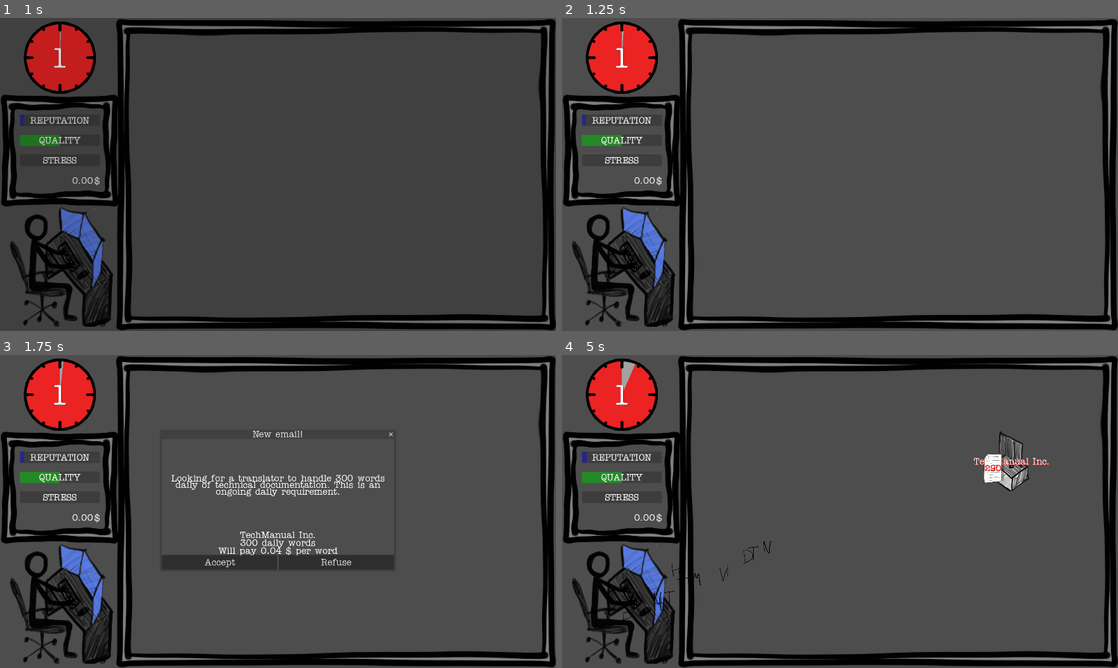
Above: before the commit, frames 1-4 (two rows, left to right).
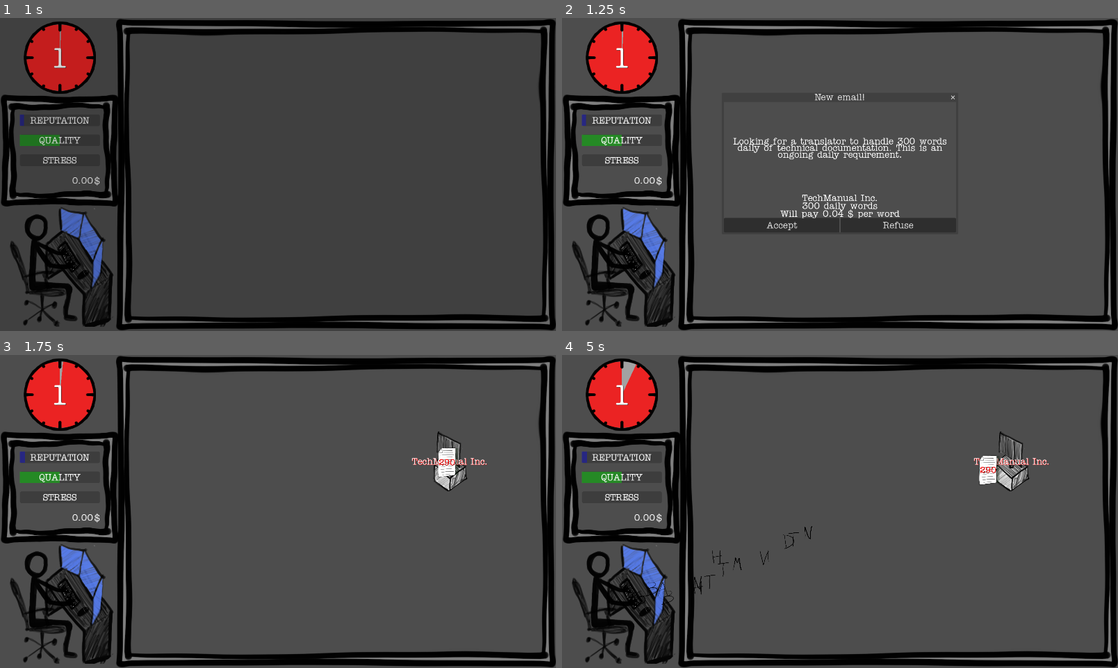
Above: after the commit, the same moments.

Repository: ildede/game-off-2025
Game: Godot game, scene res://scenes/ui/start_screen/start.tscn
The game is run twice, just before and just after one commit, with the same random seed, the same clock (stepped at 60 frames per second) and the same inputs.
Inputs (mouse positions are in pixels of both pictures, inside the frame that each line leads up to):
- Up to frame 1 (1 s): click "START" at 0.5 s
- Up to frame 2 (1.25 s): no input
- Up to frame 3 (1.75 s): click (222, 561) at 1.25 s, where only the run after the commit has a clickable "Accept"
- Up to frame 4 (5 s): click (784, 561) at 2 s, where only the run before the commit has a clickable "Accept"; click (1012, 461) at 2.75 s; click (1012, 461) at 3.5 s; click (1012, 461) at 4.25 s

Frame 1 is identical in both runs. In frame 2, 3.1% of the frame differs, in the area x 10-71%, y 2-69%; in frame 3, 3.9%, in the area x 4-88%, y 2-79%; in frame 4, 0.6%.

Commit message:
feat: add global state, use it for day count

Diff:
--- a/autoloads/global.gd
+++ b/autoloads/global.gd
@@ -1,9 +1,79 @@
 extends Node
 
-signal client_send_task
-signal letter_hit_task
-signal update_reputation
-signal update_stress
-signal update_quality
-signal update_money
+signal client_send_task(task: Task)
+signal letter_hit_task(letter: Letter, task: Task)
+signal update_reputation(value: float)
+signal update_stress(value: float)
+signal update_quality(value: float)
+signal update_money(value: float)
+signal update_day_count(value: int)
 signal game_over
+
+@onready var game_state: State = State.new()
+@onready var game_config: Config = Config.new()
+
+func _ready() -> void:
+	print("[GLOBAL] _ready")
+	client_send_task.connect(handle_client_send_task)
+	letter_hit_task.connect(handle_letter_hit_task)
+	update_reputation.connect(handle_update_reputation)
+	update_stress.connect(handle_update_stress)
+	update_quality.connect(handle_update_quality)
+	update_money.connect(handle_update_money)
+	update_day_count.connect(handle_update_day_count)
+	game_over.connect(handle_game_over)
+
+func handle_client_send_task(_task: Task) -> void:
+	print("[GLOBAL] handle_client_send_task")
+	game_state.task_received += 1
+
+func handle_letter_hit_task(_letter: Letter, _task: Task) -> void:
+	print("[GLOBAL] handle_letter_hit_task")
+	game_state.translated_words += game_config.words_per_letter
+
+func handle_update_reputation(value: float) -> void:
+	print("[GLOBAL] handle_update_reputation")
+	game_state.reputation += value
+
+func handle_update_stress(value: float) -> void:
+	print("[GLOBAL] handle_update_stress")
+	game_state.stress += value
+
+func handle_update_quality(value: float) -> void:
+	print("[GLOBAL] handle_update_quality")
+	game_state.quality += value
+
+func handle_update_money(value: float) -> void:
+	print("[GLOBAL] handle_update_money")
+	game_state.money += value
+
+func handle_update_day_count(value: int) -> void:
+	print("[GLOBAL] handle_update_day_count")
+	game_state.current_day += value
+
+func handle_game_over() -> void:
+	print("[GLOBAL] handle_game_over")
+	for prop in game_state.get_property_list():
+		print("game_state.", prop)
+		if prop.type == 3:
+			print("game_state.", prop.name)
+
+func start_new_game() -> void:
+	game_state = State.new()
+
+class Config:
+	var day_lenght_in_seconds: float = 60
+	var seconds_between_events: int = 20
+	var words_per_letter: int = 10
+
+class State:
+	var current_day = 1
+	var words_per_day: int = 2500
+	var task_received: int = 0
+	var translated_words: int = 0
+
+	var reputation: float = 0
+	var quality: float = 50
+	var stress: float = 0
+	var clients: Array[Client] = []
+	var money: float = 0
--- a/scenes/ui/clock/clock.gd
+++ b/scenes/ui/clock/clock.gd
@@ -6,19 +6,16 @@
 
 signal end_of_the_day
 
-var day_count: int = 1
-
 func _ready() -> void:
+	print("[CLOCK] _ready")
+	timer.start(Global.game_config.day_lenght_in_seconds)
 	progress.value = 0
 	progress.max_value = timer.wait_time
-	$DayCount.text = str(day_count)
+	$DayCount.text = str(Global.game_state.current_day)
 
 func _process(_delta: float) -> void:
 	progress.value = timer.time_left
 
 func _on_timer_timeout() -> void:
 	end_of_the_day.emit()
-
-func update_day_count(days: int) -> void:
-	day_count += days
-	$DayCount.text = str(day_count)
+	$DayCount.text = str(Global.game_state.current_day)
--- a/scenes/ui/game_information/game_information.gd
+++ b/scenes/ui/game_information/game_information.gd
@@ -5,7 +5,6 @@
 
 signal end_of_the_day
 
-# Called when the node enters the scene tree for the first time.
 func _ready() -> void:
 	$InfoPanel/MarginContainer/GridContainer/StressLabel/StressBar.value = 0
 	$InfoPanel/MarginContainer/GridContainer/QualityLabel/QualityBar.value = 50
@@ -33,6 +32,3 @@
 
 func _on_clock_end_of_the_day() -> void:
 	end_of_the_day.emit()
-
-func update_day_count(days: int) -> void:
-	$Clock.update_day_count(days)
--- a/scenes/ui/main_screen/main.gd
+++ b/scenes/ui/main_screen/main.gd
@@ -8,6 +8,7 @@
 @onready var client_scene = preload("res://scenes/game/entities/client/client.tscn")
 
 func _ready() -> void:
+	print("[MAIN] _ready")
 	popup_message.new_client_accepted.connect(handle_accepted_client)
 	popup_message.new_client_refused.connect(handle_refused_client)
 	popup_message.popup_closed.connect(handle_closing_popup)
@@ -16,11 +17,13 @@
 	add_child(client_data)
 
 func new_email_from_client() -> void:
+	print("[MAIN] new_email_from_client")
 	var client_info = client_data.get_random_client()
 	get_tree().paused = true
 	popup_message.show_popup(client_info)
 
 func add_new_client(client_info: Dictionary) -> void:
+	print("[MAIN] add_new_client")
 	var client: Client = client_scene.instantiate()
 	var screen = get_visible_screen()
 	var client_position = Vector2(randi_range(500, screen[0]-110), randi_range(140, screen[1]-160))
@@ -29,26 +32,32 @@
 	add_child(client)
 
 func get_visible_screen() -> Vector2:
+	print("[MAIN] get_visible_screen")
 	return get_viewport().get_visible_rect().size
 
 func handle_accepted_client(client_info: Dictionary) -> void:
+	print("[MAIN] handle_accepted_client")
 	Global.update_reputation.emit(1)
 	add_new_client(client_info)
 	handle_closing_popup()
 
 func handle_refused_client() -> void:
+	print("[MAIN] handle_refused_client")
 	handle_closing_popup()
 
 func handle_closing_popup() -> void:
-	$EventSpawner.start(31.0)
+	print("[MAIN] handle_closing_popup")
+	$EventSpawner.start(Global.game_config.seconds_between_events)
 	$PopupMessage.hide()
 	get_tree().paused = false
 
 func handle_end_of_the_day() -> void:
+	print("[MAIN] handle_end_of_the_day")
+	Global.update_day_count.emit(1)
 	get_tree().paused = true
 	SceneTransition.fade_to_new_day(func callback():
-		game_information.update_day_count(1)
 		get_tree().paused = false)
 
 func handle_game_over() -> void:
+	print("[MAIN] handle_game_over")
 	SceneTransition.fade_to_end()
--- a/scenes/ui/main_screen/main.tscn
+++ b/scenes/ui/main_screen/main.tscn
@@ -20,6 +20,7 @@
 position = Vector2(224, 856)
 
 [node name="EventSpawner" type="Timer" parent="."]
+wait_time = 0.5
 one_shot = true
 autostart = true
 
--- a/scenes/ui/start_screen/start.gd
+++ b/scenes/ui/start_screen/start.gd
@@ -2,4 +2,5 @@
 class_name Start
 
 func _on_start_button_pressed() -> void:
+	Global.start_new_game()
 	SceneTransition.fade_to_main()
